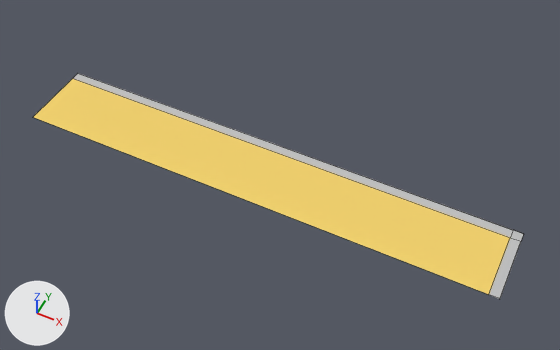
Before and after pictures for a commit that changed the Blender file assets/models/districts/real/paseo.blend.
One viewpoint serves both versions: a camera (50 mm lens) standing at (-0.1, -99.7, 115.8) and looking at (-47.4, -5.2, -2.4). Arrows for +X, +Y and +Z are at lower left; the lights stay in place. The picture after the commit comes second. Mesh edges are drawn as thin lines. Objects named as collision shapes, trigger or cutter boxes, shadow casters or lower levels of detail are left out.
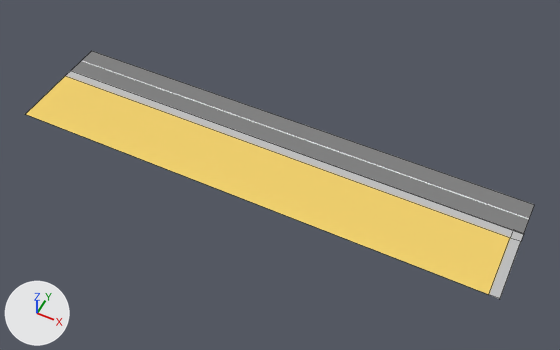
The change, as a diff of the scene's bpy script:
```diff
--- a/assets/models/districts/real/paseo.blend.py
+++ b/assets/models/districts/real/paseo.blend.py
@@ img_road_png @@
+img_road_png = load_image('road.png', '../../../textures/road.png', 512, 512, 'sRGB')
@@ mat_material @@
+mat_material = principled_material('Material')
+mat_material.texture = img_road_png
+mat_material.roughness = 1.0
@@ me_plane_001 @@
 # used by ob_plane; location = (0.0, 0.0, 0.0)
-me_plane_001.from_pydata(...)  # 14 vertices, 8 faces; spans x -101.0..1.0, y -16.0..0.0, z 0.0..0.1
+me_plane_001.from_pydata(...)  # 14 vertices, 8 faces; spans x -103.0..1.0, y -16.0..0.0, z 0.0..0.1
+# me_plane_001 part 1: the whole mesh is scaled about the mesh origin by (1.02, 1, 1)
 me_plane_001.materials.append(mat_sand)
@@ me_plane @@
+me_plane.from_pydata(...)  # 4 vertices, 1 face; spans x -1.06..1.02, y -1.0..1.0, z 0.0
+me_plane.materials.append(mat_material)  # picture img_road_png
@@ ob_road @@
+ob_road = bpy.data.objects.new('Road', me_plane)
+ob_road.location = (-50.0, 4.0, 0.0)
+ob_road.scale = (50.0, 4.0, 1.0)
```

Pixel boxes [x1, y1, x2, y2] of what changed, in the pictures (560 x 350 px; the box of a moved part takes in the faces that stretch with it):
'Plane', rescaled: before [34, 73, 524, 299]; after [26, 71, 524, 299]
'Road', added: after [71, 51, 534, 234]
part 1 of me_plane_001, moved or reshaped: before [34, 73, 513, 232]; after [26, 71, 513, 232]
